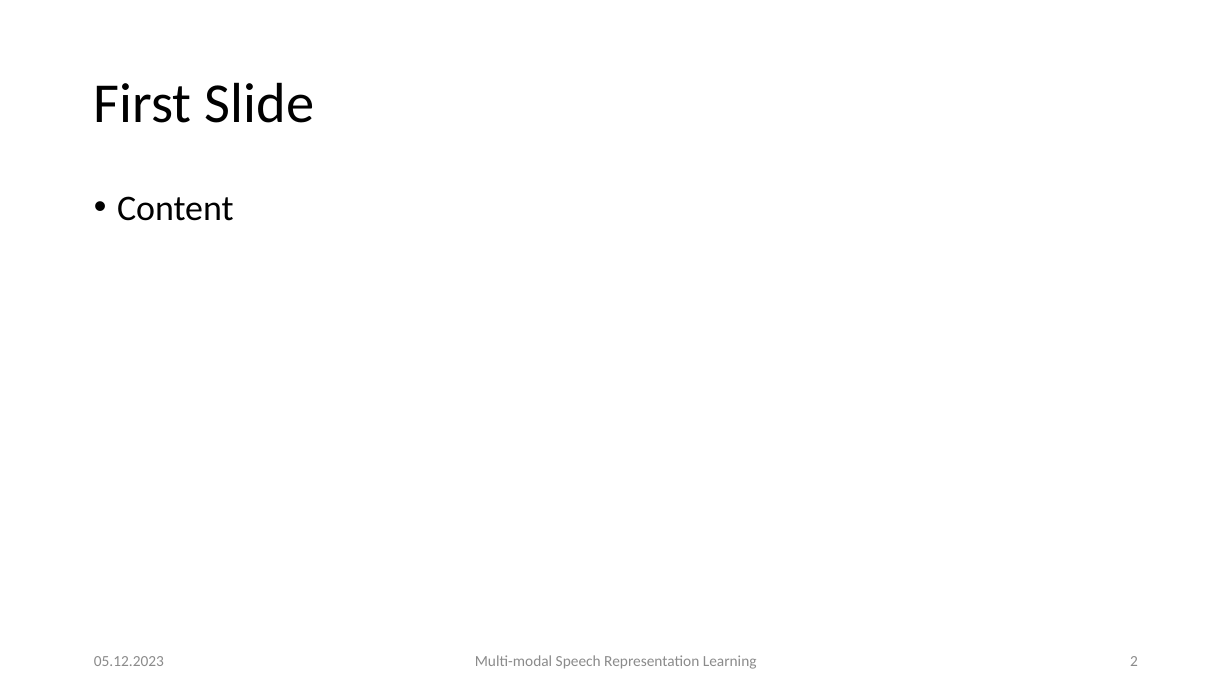
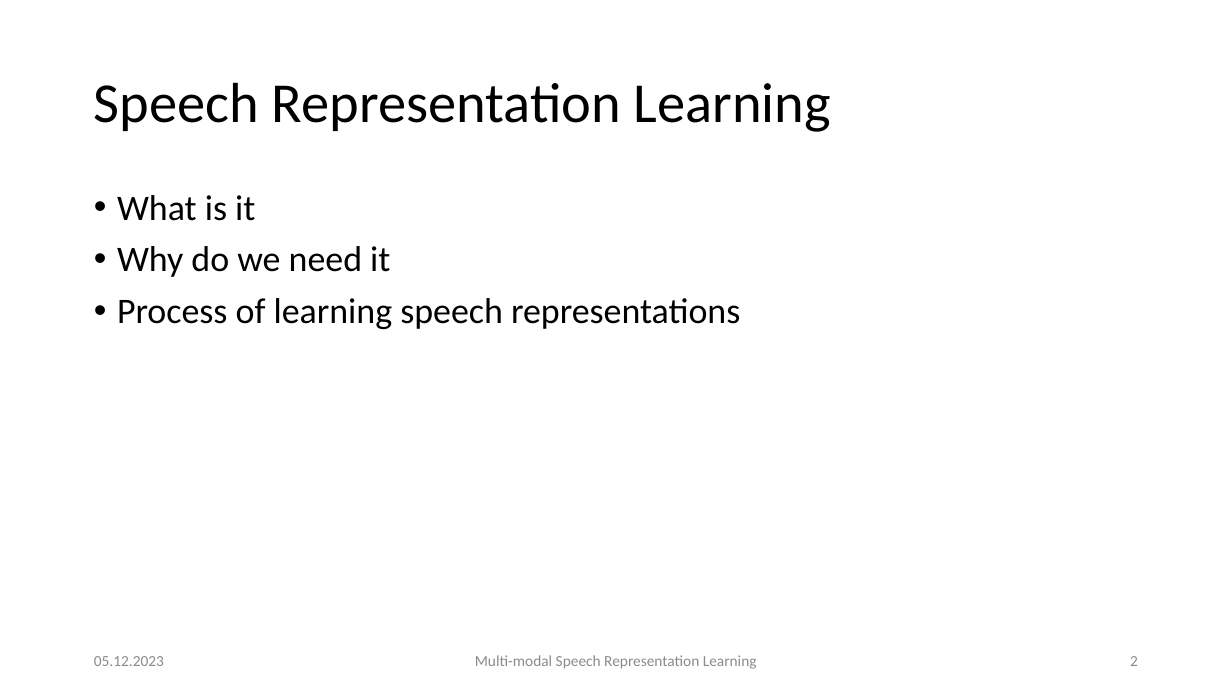
Before and after one commit to carlos-schmidt/nn-seminar, a slide deck: slide 2 of presentation.pptx. Drawn at 1232x693 pixels with LibreOffice and Linux fonts; fonts in the diff are those of the drawing. Boxes give left, top, right and bottom in pixels: in the first picture for what was removed or moved away, otherwise in the second. Text is boxed around its words. In the diff, an @@ line names an element or a change of style, - is before the commit and + after.

```diff
--- a/presentation.pptx
+++ b/presentation.pptx
@@ title at box(94, 82, 831, 132): text changed @@
-First Slide
+Speech Representation Learning
@@ text at box(117, 195, 740, 329): text changed @@
-• Content
+• What is it
+• Why do we need it
+• Process of learning speech representations
```
Also in this commit, not shown: 1 other slide changed, 16 slides added, 7 other files.
